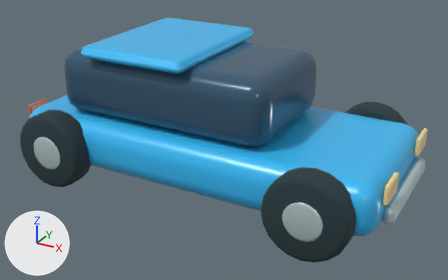
An edit to the glTF model public/models/compact.glb, drawn before and after from the same camera.
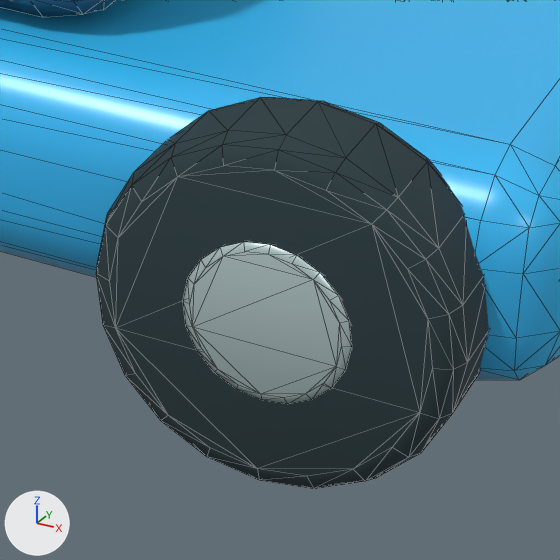
The first picture shows the older version from a 50 mm lens placed at (1.403, -2.481, 1.461), pointed at (0.057, -0.033, 0.237). The close-ups show the older and then the newer version on the part from 53% to 83% of the width and 51% to 100% of the height of that picture. Only the edits that show in the close-ups are written down. The lights are fixed; the arrows at lower left show +X, +Y and +Z. The close-ups show mesh edges as thin lines. Where no turn or scale is listed for an object, it has been applied to the vertices. Vertices at exactly the same position are counted once.

Names of what the first close-up shows: 'Opaque blue glass.003', 'Paint compact', 'Tyre rubber.003', 'Wheel hubs.003'.
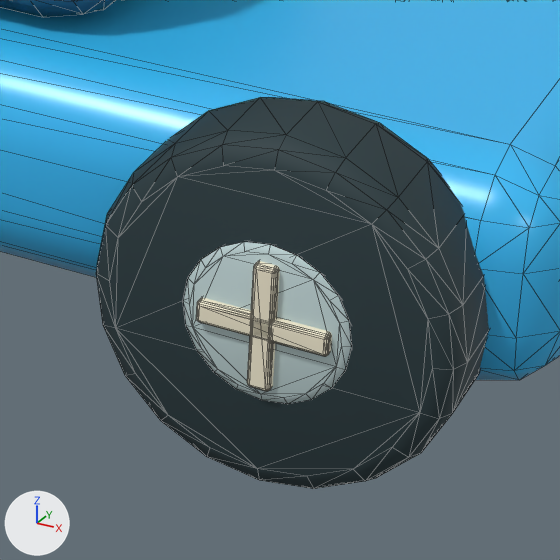
Where the newer file only moved an object's origin or applied its transform, the numbers keep the older frame.

The change, as a list of edits to the scene's bpy script:
```text
Add mat_rolling_wheels:
    mat_rolling_wheels = bpy.data.materials.new('Rolling wheels')
    mat_rolling_wheels.use_nodes = True; mat_rolling_wheels.node_tree.nodes.clear()
    _N = mat_rolling_wheels.node_tree.nodes; _L = mat_rolling_wheels.node_tree.links
    n0 = _N.new('ShaderNodeBsdfPrincipled'); n0.name = 'Principled BSDF'
    n0.inputs[1].default_value = 0.05  # 'Metallic'
    n0.inputs[2].default_value = 0.72  # 'Roughness'
    n1 = _N.new('ShaderNodeOutputMaterial'); n1.name = 'Material Output'
    n2 = _N.new('ShaderNodeVertexColor'); n2.name = 'Color Attribute'
    _L.new(n0.outputs[0], n1.inputs[0])  # 'BSDF' to 'Surface'
    _L.new(n2.outputs[0], n0.inputs[0])  # 'Color' to 'Base Color'
Change me_cylinder_025:
    used by ob_tyre_rubber_003; location = (-0.67, -0.43, 0.19)
    remove me_cylinder_025.from_pydata(...)  # 480 vertices, 944 faces; spans x -0.19..1.52, y -0.07..0.93, z -0.19..0.19
    remove me_cylinder_025.materials.append(mat_tyre_rubber)  # dark cyan #273b40
    add me_cylinder_025.from_pydata(...)  # 1648 vertices, 3232 faces; spans x -0.19..1.52, y -0.08..0.94, z -0.19..0.19
    me_cylinder_025 part 1: 292 vertices added at x 1.24..1.42, y -0.08..-0.04, z -0.09..0.09
    other edits to the shape of me_cylinder_025 do not show in these pictures
    add me_cylinder_025.materials.append(mat_rolling_wheels)
Change me_cylinder_026:
    used by ob_wheel_hubs_003; location = (-0.67, -0.486, 0.19)
    remove me_cylinder_026.from_pydata(...)  # 496 vertices, 972 faces; spans x -0.09..1.64, y -0.01..0.98, z -0.09..0.09
    add me_cylinder_026.from_pydata(...)  # 96 vertices, 188 faces; spans x 1.58..1.64, y 0.2..0.77, z -0.05..0.03
    me_cylinder_026 part 2: the loose piece of 100 vertices spanning x 1.24..1.42, y -0.01..0.01, z -0.09..0.09 is deleted
    other edits to the shape of me_cylinder_026 do not show in these pictures
```

Changed parts and their boxes (x1, y1, x2, y2) in the close-ups (560 x 560 px):
'Wheel hubs.003', reshaped (not visible afterwards)
    before: (183, 242, 351, 404)
part 1 of me_cylinder_025, added
    after: (183, 242, 351, 404)
